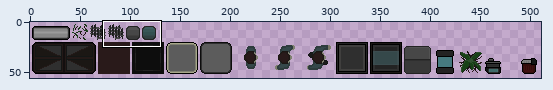
Sprite sheet, stored at res/gfx/graphics.png. Above, an overview of the earlier version with the close-up marked.
Close-up. Old version:
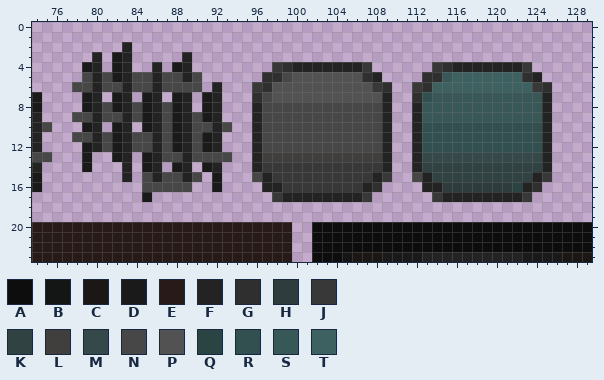
The file is 512x64 pixels. Colours within 5 levels of each other are drawn and written as one. Shown: x 74..129, y 0..23. The wide view leaves out empty margins.
Palette (. is transparent): A #0d0d0d  B #131615  C #1b1714  D #1a1a1a  E #291a1a  F #232323  G #2f2f2f  H #2e3c3d  J #383838  K #304242  L #403f3e  M #35484a  N #474747  P #525252  Q #2a4343  R #335050  S #385757  T #3d6060
Pixels before, first column x 74:
 2 .........F..............................................
 3 ......F.DF.....F........................................
 4 .....DF.DF..F.DF........JGFFFFFFFJ......JGFFFFFFFJ......
 5 .....NFNDFNNFNNFN......GGNPPPPPPPGF....GGSTTTTTTTGF.....
 6 ....NNFNNFNNFNNNN.F...JGPPPPPPPPPPJG..JGTTTTTTTTTTJG....
 7 D....DF.DF.DF.DF.DF...GNPPPPPPPPPPPF..GRSSSSSSSSSSSF....
 8 D....DFNDFNDFNDF.DF...FNNNNNNNNNNNNF..FSSSSSSSSSSSSF....
 9 F...NNFNNFNDFNDFNDF...FNNNNNNNNNNNNF..FSSSSSSSSSSSSF....
10 FN...DF.DF.DFNDFNNFN..FNNNNNNNNNNNNF..FRRRRRRRRRRRRF....
11 F...NNFNDFNNFNDFNDF...FNNNNNNNNNNNNF..FRRRRRRRRRRRRF....
12 F....DFNDFNNFNDFNDF...FNNNNNNNNNNNNF..FRRRRRRRRRRRRF....
13 NN...D..DF.DFNNFNNNN..FLLLLLLLLLLLLF..FMMMMMMMMMMMMF....
14 F....D...F.DF.DF.DF...FJJJJJJJJJJJJF..FKKKKKKKKKKKKF....
15 D........F.NFNNFN.D...NFJJJJJJJJJJFJ..NFKKKKKKKKKKFJ....
16 D..........NNNNN..D....FFJJJJJJJJFG....FFHHHHHHHQFG.....
17 ...........D............JFFFFFFFFJ......JFFFFFFFFJ......
18 ........................................................
19 ........................................................
20 EEEEEEEEEEEEEEEEEEEEEEEEEE..AAAAAAAAAAAAAAAAAAAAAAAAAAAA
21 EEEEEEEEEEEEEEEEEEEEEEEEEE..AAAAAAAAAAAAAAAAAAAAAAAAAAAA
22 EEEEEEEEEEEEEEEEEEEEEEEEEE..AAAAAAAAAAAAAAAAAAAAAAAAAAAA
23 EEEEEEEEEEEEEEEEEEEEEEEEEE..AAABCCCDDDDFFFFFFFFFFDDDDCCC
After the commit:
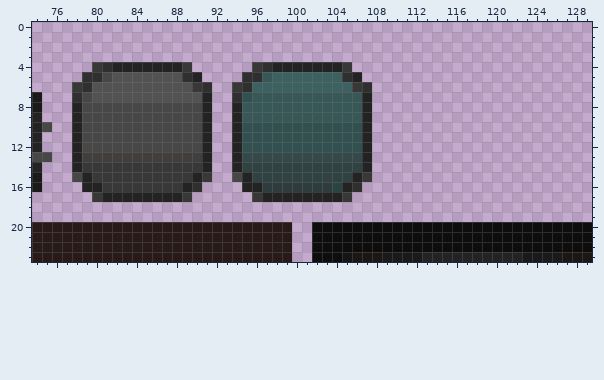
Diff:
Changed rows in their new state; - is an unchanged pixel.
first column x 78:
 2 -----.------------------------------------------
 3 --.-..-----.------------------------------------
 4 -.JGF-FF-FFJ------JGFF-----J..------..........--
 5 -GG-PPPPPPPGF----GGSTTTTTTTGF..----............-
 6 JGPPPPPPPPPPJG.-JGTTTTTTTTTTJG..--..............
 7 GNPPPPPPPPPPPF.-GRSSSSSSSSSSSF..--..............
 8 FNN-NN-NN-NNNF.-FSSSSSSSSSSSSF..--..............
 9 F-N--N-NN-NN-F.-FSSSSSSSSSSSSF..--..............
10 FNNNNNNNN-NN-F..FRRRRRRRRRRRRF..--..............
11 F-N-NN--N-NN-F.-FRRRRRRRRRRRRF..--..............
12 FNN-NN--N-NN-F.-FRRRRRRRRRRRRF..--..............
13 FLLLLLLLLLLLLF..FMMMMMMMMMMMMF..--..............
14 FJJJJJJJJJJJJF.-FKKKKKKKKKKKKF..--..............
15 NFJJJJJJJJJJFJ.-NFKKKKKKKKKKF-..--..............
16 -FFJJJJJJJJFG-.--FFHHHHHHHQFG..----............-
17 --JFFFFFFFFJ------JFF------J..------..........--
Boxes around the changes in both close-ups, in picture pixels (x1, y1, x2, y2):
changed: (72, 42, 552, 202)
